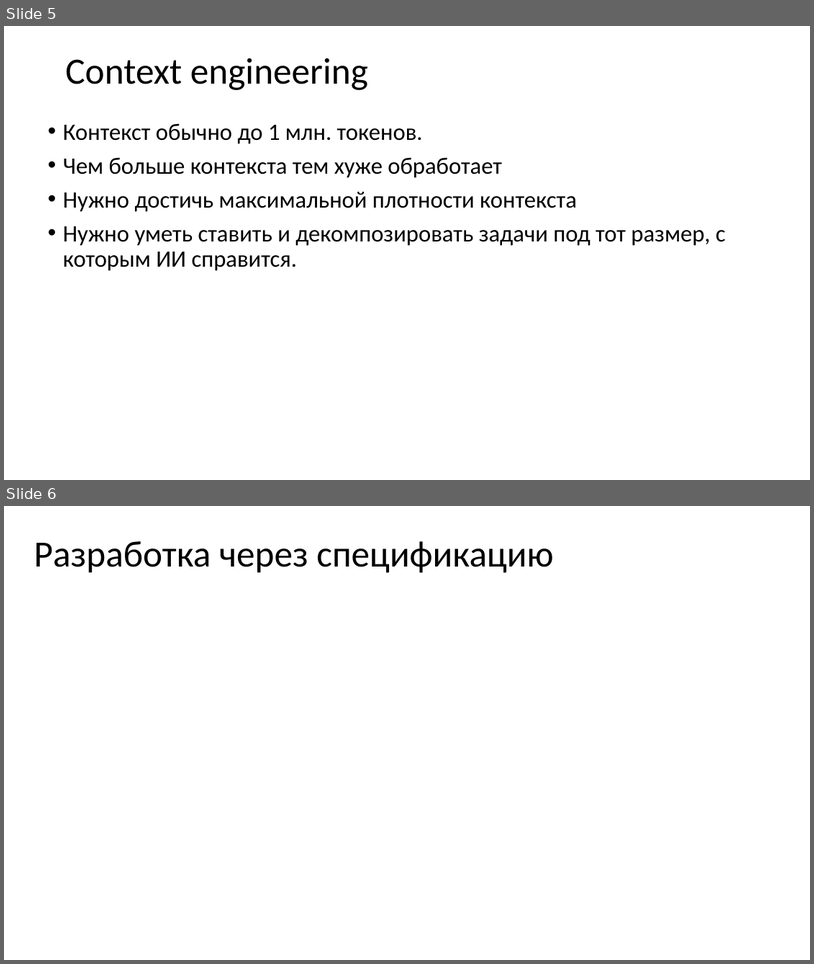
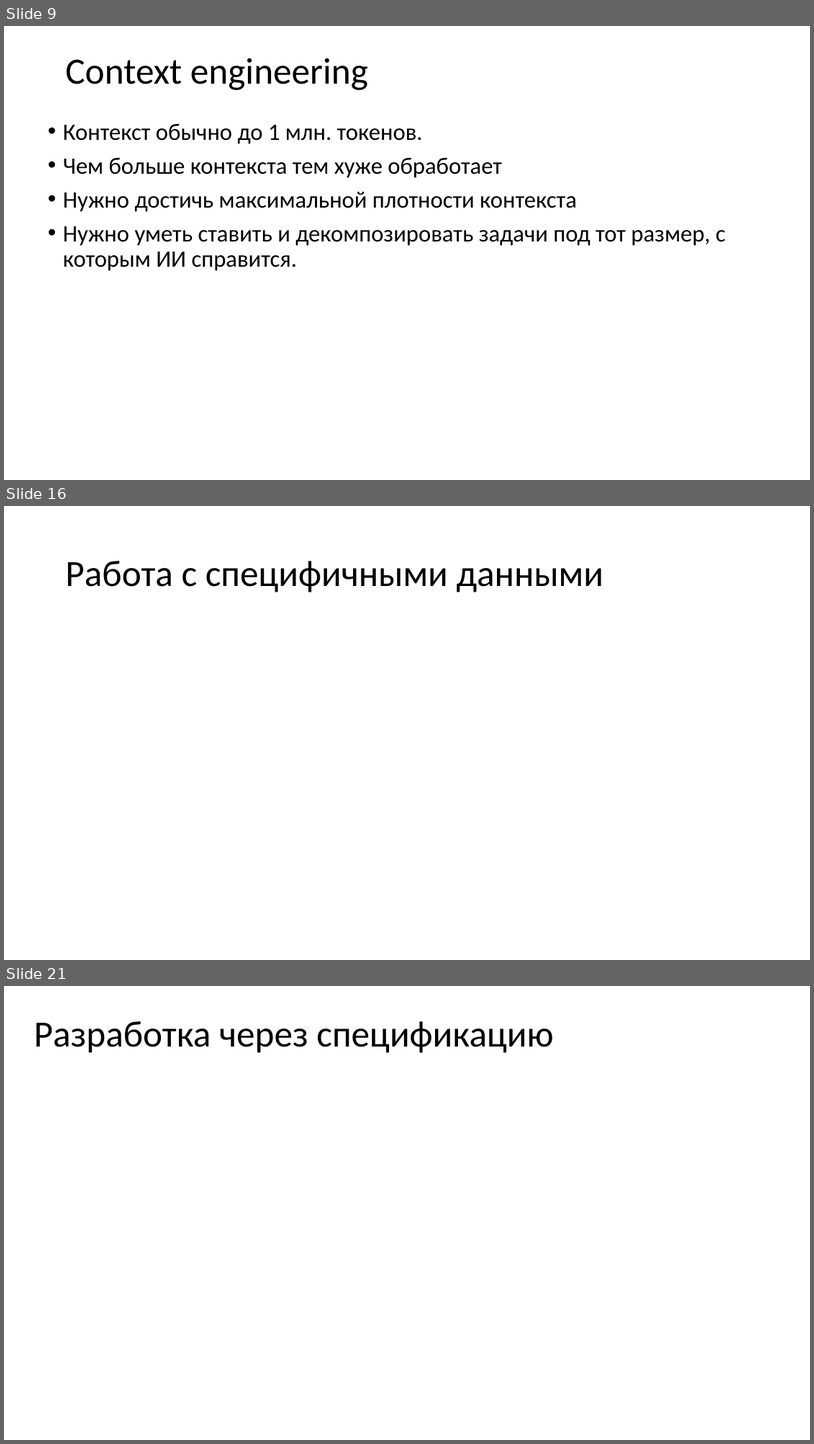
Before and after one commit to MVRonkin/MLSystemDesignCourse, a slide deck: 2026/agentic work.pptx. Shown one above the other, each under a label of ours: slides 5 and 6 before the commit, slides 9, 16 and 21 after it; the slides between them are not shown. The pictures are 814x964 and 814x1444 pixels, drawn with LibreOffice and Linux fonts; fonts in the diff are those of the drawing. Boxes give left, top, right and bottom in pixels: in the first picture for what was removed or moved away, otherwise in the second. Text is boxed around its words. In the diff, an @@ line names an element or a change of style, - is before the commit and + after.

```diff
--- a/2026/agentic work.pptx
+++ b/2026/agentic work.pptx
@@ slide 16 added at (x1=4, y1=506, x2=810, y2=960), background #FFFFFF @@
@@ title added at (x1=65, y1=561, x2=604, y2=592), 44 pt, text #000000 @@
+Работа с специфичными данными
@@ what was slide 5 is now slide 9 @@
@@ what was slide 6 is now slide 21 @@
```
Also in this commit, not shown: 2 slides changed, 15 other slides added.
